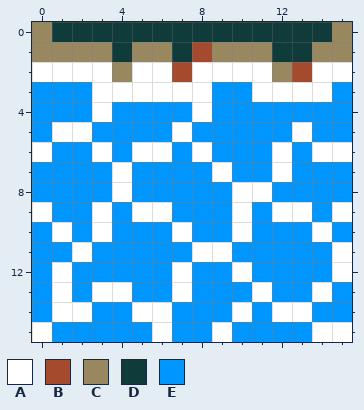
File history of a pixel-art file, ProjectMicro/Assets/Art/Tiles/Water_ESW.aseprite. That is the earlier state.
16x16 pixels, 1 frame.
Palette (. is transparent): A #ffffff  B #a64a2e  C #98875f  D #0f3b3a  E #0096ff
Pixels before, first column x 0:
 0 CDDDDDDDDDDDDDDC
 1 CCCCDCCDBCCCDDCC
 2 AAAACAABAAAACBAA
 3 EEEAAAAAAEEAAAAE
 4 EEEAEEEEAEEEEEEE
 5 EAAEEEEAEEEEEAEE
 6 AEEAEAAEAEEEAEAA
 7 EEEEAEEEEAEEAEEE
 8 EEEEAEEEEEAAEEEE
 9 AEEAEAAEEEAEAAEA
10 EAEAEEEAEEAEEEAE
11 EEAEEEEEAAEEEEEA
12 EAEEEEEAEEAEEEEA
13 EAEAAEEAEEEAEEAE
14 EAAEEAAEEEAEAAEE
15 AEEEEEAEEAEEEEAA
After:
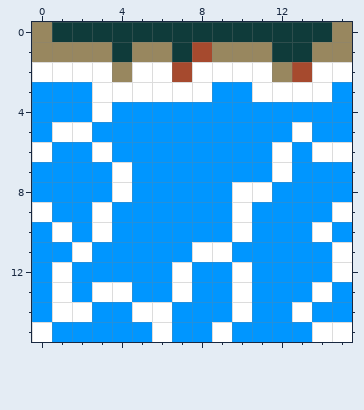
Commit: Make water tile cells bigger
Diff:
Changed rows in their new state; - is an unchanged pixel.
first column x 5:
 4 ---E-----
 5 --E------
 6 EE-E-----
 7 ----E----
 9 EE-----EE
10 --E------
13 -----AE--
14 -------E-
